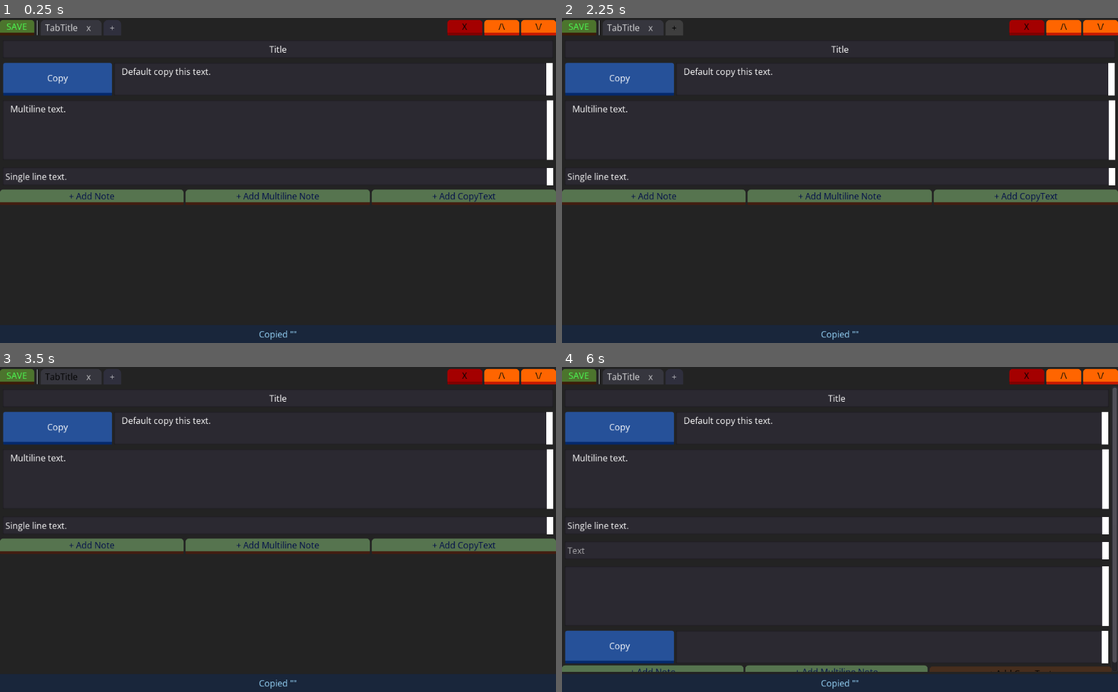
Above: before the commit, frames 1-4 (two rows, left to right).
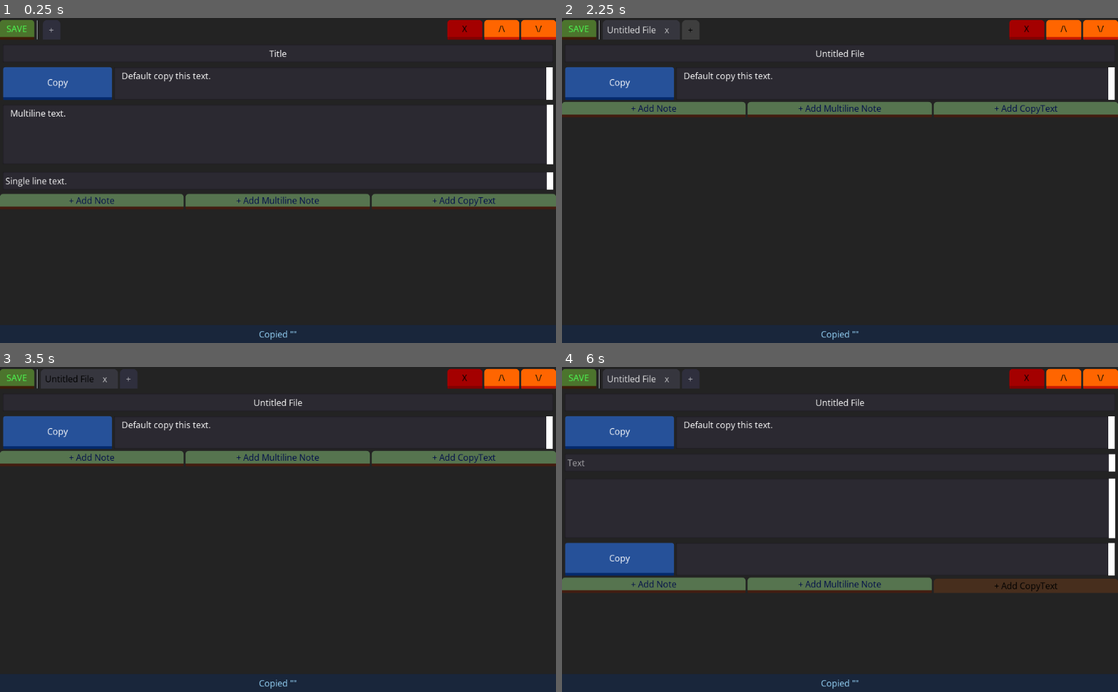
Above: after the commit, the same moments.

Repository: QueenChristina/fast-copy
Game: Godot game, scene res://main.tscn
Same seed, same stepped clock (60 frames per second), same inputs: the game is played once before the commit and once after it.
Inputs (mouse positions are in pixels of both pictures, inside the frame that each line leads up to):
- Up to frame 1 (0.25 s): no input
- Up to frame 2 (2.25 s): click "SAVE" at 0.5 s; click (623, 27) at 1.25 s, where only the run before the commit has a clickable "TabTitle"; click "+" at 2 s
- Up to frame 3 (3.5 s): click (66, 380) at 2.75 s, where only the run after the commit has a clickable "Untitled File"
- Up to frame 4 (6 s): click "x" at 3.5 s; click "+ Add Note" at 4.25 s; click "+ Add Multiline Note" at 5 s; click "+ Add CopyText" at 5.75 s

The runs differ from the first frame. In frame 1, 6.7% of the frame differs, in the area x 0-100%, y 0-59%; in frame 2, 12%; in frame 3, 12%; in frame 4, 15%, in the area x 0-100%, y 0-94%.
Error after the commit: Invalid set index '0' (on base: 'Array') with value of type 'Dictionary' (res://main.gd:35)

Commit message:
Add new files functionality with tabs

Diff:
--- a/main.gd
+++ b/main.gd
@@ -2,7 +2,19 @@
 
 const FILE_NAME = "user://fast-copy-data.json"
 onready var notes_container = $VBoxContainer/NotesContainer
-onready var title_line = $"VBoxContainer/NotesContainer/Notes/Title/LineEdit"
+onready var file_tabs_container = $"VBoxContainer/Menu/Tabs/ScrollContainer/HBoxContainer/FileTabsHBox"
+
+var files_data = []
+# The current selected file to display.
+var selected_file_index = 0
+var default_file_data = {
+	"notes": [{
+		"type": "CopyNote",
+		"text" : "Default copy this text.",
+		"font_color" : Color(1, 1, 1),
+	}],
+	"title" : "Untitled File"
+}
 
 func _ready():
 	load_data()
@@ -15,31 +27,35 @@
 		note.font_color = note.font_color.to_html()
 		serialized_notes.append(note)
 
-	var data = {
-		"title" : title_line.text,
+	var file_data = {
+		"title" : notes_container.title_line.text,
 		"notes": serialized_notes
 	}
 
+	files_data[selected_file_index] = file_data
+
 	var file = File.new()
 	file.open(FILE_NAME, File.WRITE)
-	file.store_string(to_json(data))
+	file.store_string(to_json(files_data))
 	file.close()
+
+	file_tabs_container.set_tab_title(files_data[selected_file_index].title, selected_file_index)
 
 func load_data():
 	var file = File.new()
 	if file.file_exists(FILE_NAME):
 		file.open(FILE_NAME, File.READ)
-		var data = parse_json(file.get_as_text())
+		files_data = parse_json(file.get_as_text())
+#		print(OS.get_data_dir())
 		file.close()
-		if typeof(data) == TYPE_DICTIONARY:
-			# Load into reality
-			title_line.text = data.title
-			var unserialized_notes = []
-			for note in data.notes:
-				note.font_color = Color(note.font_color)
-				unserialized_notes.append(note)
-			notes_container.data_notes = unserialized_notes
-			notes_container.load_data(unserialized_notes)
+		if typeof(files_data) == TYPE_DICTIONARY:
+			# Only one file (old format). Convert to new format
+			files_data = [files_data]
+		if typeof(files_data) == TYPE_ARRAY:
+			# Multiple files.
+			for file_index in range(files_data.size()):
+				file_tabs_container.add_tab(files_data[file_index].title, file_index)
+			load_file(files_data[selected_file_index])
 		else:
 			printerr("Corrupted data!")
 			notes_container.load_data(notes_container.data_notes)
@@ -47,6 +63,33 @@
 		printerr("No saved data!")
 		notes_container.load_data(notes_container.data_notes)
 
+func load_file(file_data):
+	notes_container.title_line.text = file_data.title
+	# clear old notes
+	notes_container.clear_notes()
+	# load notes
+	var unserialized_notes = []
+	for note in file_data.notes:
+		note.font_color = Color(note.font_color)
+		unserialized_notes.append(note)
+	notes_container.data_notes = unserialized_notes
+	notes_container.load_data(unserialized_notes)
 
 func _on_Save_pressed():
 	save()
+
+func _on_AddFileTab_pressed():
+	files_data.append(default_file_data)
+	var index = file_tabs_container.get_child_count()
+	file_tabs_container.add_tab(default_file_data.title, index)
+
+	selected_file_index = index
+	load_file(files_data[selected_file_index])
+
+# Switch to new tab's file
+func _on_FileTabsHBox_file_tab_pressed(index):
+	# Save old file settings.
+	save()
+	# Switch to new file.
+	selected_file_index = index
+	load_file(files_data[selected_file_index])
--- a/main.tscn
+++ b/main.tscn
@@ -1,39 +1,13 @@
-[gd_scene load_steps=22 format=2]
+[gd_scene load_steps=12 format=2]
 
 [ext_resource path="res://main.gd" type="Script" id=1]
 [ext_resource path="res://src/CopyToast.gd" type="Script" id=2]
 [ext_resource path="res://assets/theme.tres" type="Theme" id=3]
-[ext_resource path="res://src/NotesContainer.gd" type="Script" id=6]
+[ext_resource path="res://src/NotesContainer.tscn" type="PackedScene" id=4]
+[ext_resource path="res://src/FileTabsHBox.gd" type="Script" id=6]
 
 [sub_resource type="StyleBoxEmpty" id=2]
 content_margin_top = 4.0
-
-[sub_resource type="StyleBoxFlat" id=18]
-content_margin_left = 8.0
-content_margin_right = 8.0
-bg_color = Color( 0.215686, 0.215686, 0.247059, 1 )
-corner_radius_top_left = 8
-corner_radius_top_right = 8
-
-[sub_resource type="StyleBoxEmpty" id=4]
-
-[sub_resource type="StyleBoxEmpty" id=5]
-
-[sub_resource type="StyleBoxEmpty" id=6]
-
-[sub_resource type="StyleBoxEmpty" id=7]
-
-[sub_resource type="StyleBoxEmpty" id=8]
-
-[sub_resource type="StyleBoxEmpty" id=9]
-
-[sub_resource type="StyleBoxEmpty" id=10]
-
-[sub_resource type="StyleBoxEmpty" id=11]
-
-[sub_resource type="StyleBoxEmpty" id=12]
-
-[sub_resource type="StyleBoxEmpty" id=13]
 
 [sub_resource type="StyleBoxFlat" id=14]
 content_margin_left = 8.0
@@ -79,7 +53,7 @@
 
 [node name="Menu" type="PanelContainer" parent="VBoxContainer"]
 margin_right = 1024.0
-margin_bottom = 32.0
+margin_bottom = 40.0
 custom_styles/panel = SubResource( 2 )
 __meta__ = {
 "_edit_use_anchors_": false
@@ -88,7 +62,8 @@
 [node name="Tabs" type="HBoxContainer" parent="VBoxContainer/Menu"]
 margin_top = 4.0
 margin_right = 1024.0
-margin_bottom = 32.0
+margin_bottom = 40.0
+rect_min_size = Vector2( 0, 36 )
 __meta__ = {
 "_edit_use_anchors_": false
 }
@@ -96,7 +71,7 @@
 [node name="Save" type="Button" parent="VBoxContainer/Menu/Tabs"]
 self_modulate = Color( 0.301961, 1, 0.329412, 1 )
 margin_right = 63.0
-margin_bottom = 28.0
+margin_bottom = 36.0
 rect_min_size = Vector2( 63, 0 )
 hint_tooltip = "Save notes"
 custom_colors/font_color = Color( 1, 1, 1, 1 )
@@ -105,48 +80,29 @@
 [node name="VSeparator" type="VSeparator" parent="VBoxContainer/Menu/Tabs"]
 margin_left = 67.0
 margin_right = 71.0
-margin_bottom = 28.0
+margin_bottom = 36.0
 
-[node name="Tab" type="PanelContainer" parent="VBoxContainer/Menu/Tabs"]
+[node name="ScrollContainer" type="ScrollContainer" parent="VBoxContainer/Menu/Tabs"]
 margin_left = 75.0
-margin_right = 187.0
-margin_bottom = 28.0
-hint_tooltip = "IGNORE; didn't finish functionality"
-custom_styles/panel = SubResource( 18 )
+margin_right = 820.0
+margin_bottom = 36.0
+size_flags_horizontal = 3
+size_flags_vertical = 3
 
-[node name="HBox" type="HBoxContainer" parent="VBoxContainer/Menu/Tabs/Tab"]
-margin_left = 8.0
-margin_right = 104.0
-margin_bottom = 28.0
+[node name="HBoxContainer" type="HBoxContainer" parent="VBoxContainer/Menu/Tabs/ScrollContainer"]
+margin_right = 745.0
+margin_bottom = 36.0
+size_flags_horizontal = 3
+size_flags_vertical = 3
 
-[node name="Button" type="Button" parent="VBoxContainer/Menu/Tabs/Tab/HBox"]
-margin_right = 60.0
-margin_bottom = 28.0
-custom_colors/font_color = Color( 1, 1, 1, 0.866667 )
-custom_styles/hover = SubResource( 4 )
-custom_styles/pressed = SubResource( 5 )
-custom_styles/focus = SubResource( 6 )
-custom_styles/disabled = SubResource( 7 )
-custom_styles/normal = SubResource( 8 )
-text = "TabTitle"
+[node name="FileTabsHBox" type="HBoxContainer" parent="VBoxContainer/Menu/Tabs/ScrollContainer/HBoxContainer"]
+margin_bottom = 36.0
+script = ExtResource( 6 )
 
-[node name="TextureButton" type="Button" parent="VBoxContainer/Menu/Tabs/Tab/HBox"]
-margin_left = 64.0
-margin_right = 96.0
-margin_bottom = 28.0
-rect_min_size = Vector2( 32, 0 )
-custom_colors/font_color = Color( 1, 1, 1, 0.682353 )
-custom_styles/hover = SubResource( 9 )
-custom_styles/pressed = SubResource( 10 )
-custom_styles/focus = SubResource( 11 )
-custom_styles/disabled = SubResource( 12 )
-custom_styles/normal = SubResource( 13 )
-text = "x"
-
-[node name="AddTab" type="Button" parent="VBoxContainer/Menu/Tabs"]
-margin_left = 191.0
-margin_right = 223.0
-margin_bottom = 28.0
+[node name="AddFileTab" type="Button" parent="VBoxContainer/Menu/Tabs/ScrollContainer/HBoxContainer"]
+margin_left = 4.0
+margin_right = 36.0
+margin_bottom = 36.0
 rect_min_size = Vector2( 32, 0 )
 custom_colors/font_color = Color( 1, 1, 1, 0.592157 )
 custom_styles/hover = SubResource( 14 )
@@ -156,26 +112,17 @@
 custom_styles/normal = SubResource( 15 )
 text = "+"
 
-[node name="Container" type="Container" parent="VBoxContainer/Menu/Tabs"]
-margin_left = 227.0
-margin_right = 820.0
-margin_bottom = 28.0
-size_flags_horizontal = 3
-__meta__ = {
-"_edit_use_anchors_": false
-}
-
 [node name="Settings" type="HBoxContainer" parent="VBoxContainer/Menu/Tabs"]
 margin_left = 824.0
 margin_right = 1024.0
-margin_bottom = 28.0
+margin_bottom = 36.0
 rect_min_size = Vector2( 200, 0 )
 alignment = 2
 
 [node name="DeleteNote" type="Button" parent="VBoxContainer/Menu/Tabs/Settings"]
 self_modulate = Color( 0.647059, 0, 0, 1 )
 margin_right = 64.0
-margin_bottom = 28.0
+margin_bottom = 36.0
 hint_tooltip = "Delete selected note"
 size_flags_horizontal = 3
 text = "X"
@@ -187,7 +134,7 @@
 self_modulate = Color( 1, 0.866667, 0, 1 )
 margin_left = 68.0
 margin_right = 132.0
-margin_bottom = 28.0
+margin_bottom = 36.0
 hint_tooltip = "Move note up"
 size_flags_horizontal = 3
 text = "/\\"
@@ -196,7 +143,7 @@
 self_modulate = Color( 1, 0.866667, 0, 1 )
 margin_left = 136.0
 margin_right = 200.0
-margin_bottom = 28.0
+margin_bottom = 36.0
 hint_tooltip = "Move note down"
 size_flags_horizontal = 3
 text = "\\/"
@@ -204,76 +151,8 @@
 "_edit_use_anchors_": false
 }
 
-[node name="NotesContainer" type="ScrollContainer" parent="VBoxContainer"]
-margin_top = 36.0
-margin_right = 1024.0
-margin_bottom = 563.0
-size_flags_horizontal = 3
-size_flags_vertical = 3
-script = ExtResource( 6 )
-__meta__ = {
-"_edit_use_anchors_": false
-}
-
-[node name="Notes" type="VBoxContainer" parent="VBoxContainer/NotesContainer"]
-margin_right = 1024.0
-margin_bottom = 527.0
-size_flags_horizontal = 3
-size_flags_vertical = 3
-__meta__ = {
-"_edit_use_anchors_": false
-}
-
-[node name="Title" type="MarginContainer" parent="VBoxContainer/NotesContainer/Notes"]
-margin_right = 1024.0
-margin_bottom = 43.0
-custom_constants/margin_right = 5
-custom_constants/margin_top = 5
-custom_constants/margin_left = 5
-custom_constants/margin_bottom = 5
-__meta__ = {
-"_edit_use_anchors_": false
-}
-
-[node name="LineEdit" type="LineEdit" parent="VBoxContainer/NotesContainer/Notes/Title"]
-margin_left = 5.0
-margin_top = 5.0
-margin_right = 1019.0
-margin_bottom = 38.0
-text = "Title"
-align = 1
-
-[node name="Add" type="VBoxContainer" parent="VBoxContainer/NotesContainer/Notes"]
-margin_top = 47.0
-margin_right = 1024.0
-margin_bottom = 75.0
-
-[node name="HBoxContainer" type="HBoxContainer" parent="VBoxContainer/NotesContainer/Notes/Add"]
-margin_right = 1024.0
-margin_bottom = 28.0
-
-[node name="AddNote" type="Button" parent="VBoxContainer/NotesContainer/Notes/Add/HBoxContainer"]
-self_modulate = Color( 0.341176, 1, 0.572549, 1 )
-margin_right = 338.0
-margin_bottom = 28.0
-size_flags_horizontal = 3
-text = "+ Add Note"
-
-[node name="AddMultiNote" type="Button" parent="VBoxContainer/NotesContainer/Notes/Add/HBoxContainer"]
-self_modulate = Color( 0.341176, 1, 0.572549, 1 )
-margin_left = 342.0
-margin_right = 681.0
-margin_bottom = 28.0
-size_flags_horizontal = 3
-text = "+ Add Multiline Note"
-
-[node name="AddCopyText" type="Button" parent="VBoxContainer/NotesContainer/Notes/Add/HBoxContainer"]
-self_modulate = Color( 0.341176, 1, 0.572549, 1 )
-margin_left = 685.0
-margin_right = 1024.0
-margin_bottom = 28.0
-size_flags_horizontal = 3
-text = "+ Add CopyText"
+[node name="NotesContainer" parent="VBoxContainer" instance=ExtResource( 4 )]
+margin_top = 44.0
 
 [node name="CopyToast" type="PanelContainer" parent="VBoxContainer"]
 margin_top = 567.0
@@ -307,9 +186,5 @@
 script = ExtResource( 2 )
 
 [connection signal="pressed" from="VBoxContainer/Menu/Tabs/Save" to="." method="_on_Save_pressed"]
-[connection signal="pressed" from="VBoxContainer/Menu/Tabs/Settings/DeleteNote" to="VBoxContainer/NotesContainer" method="_on_DeleteNote_pressed"]
-[connection signal="pressed" from="VBoxContainer/Menu/Tabs/Settings/ShiftUp" to="VBoxContainer/NotesContainer" method="_on_ShiftUp_pressed"]
-[connection signal="pressed" from="VBoxContainer/Menu/Tabs/Settings/ShiftDown" to="VBoxContainer/NotesContainer" method="_on_ShiftDown_pressed"]
-[connection signal="pressed" from="VBoxContainer/NotesContainer/Notes/Add/HBoxContainer/AddNote" to="VBoxContainer/NotesContainer" method="_on_AddNote_pressed"]
-[connection signal="pressed" from="VBoxContainer/NotesContainer/Notes/Add/HBoxContainer/AddMultiNote" to="VBoxContainer/NotesContainer" method="_on_AddMultiNote_pressed"]
-[connection signal="pressed" from="VBoxContainer/NotesContainer/Notes/Add/HBoxContainer/AddCopyText" to="VBoxContainer/NotesContainer" method="_on_AddCopyText_pressed"]
+[connection signal="file_tab_pressed" from="VBoxContainer/Menu/Tabs/ScrollContainer/HBoxContainer/FileTabsHBox" to="." method="_on_FileTabsHBox_file_tab_pressed"]
+[connection signal="pressed" from="VBoxContainer/Menu/Tabs/ScrollContainer/HBoxContainer/AddFileTab" to="." method="_on_AddFileTab_pressed"]
--- /dev/null
+++ b/src/FileTab.gd
@@ -0,0 +1,25 @@
+extends PanelContainer
+
+signal TabButtonPressed
+signal CloseTabButtonPressed
+var title = "Untitled File" setget set_title
+onready var tab_button = $"HBox/TabButton"
+
+# Called when the node enters the scene tree for the first time.
+func _ready():
+	pass # Replace with function body.
+
+
+# Called every frame. 'delta' is the elapsed time since the previous frame.
+#func _process(delta):
+#	pass
+
+
+func _on_CloseButton_pressed():
+	emit_signal("CloseTabButtonPressed")
+
+func _on_TabButton_pressed():
+	emit_signal("TabButtonPressed")
+
+func set_title(title):
+	tab_button.text = title
--- /dev/null
+++ b/src/FileTab.tscn
@@ -0,0 +1,73 @@
+[gd_scene load_steps=13 format=2]
+
+[ext_resource path="res://src/FileTab.gd" type="Script" id=1]
+
+[sub_resource type="StyleBoxFlat" id=18]
+content_margin_left = 8.0
+content_margin_right = 8.0
+bg_color = Color( 0.215686, 0.215686, 0.247059, 1 )
+corner_radius_top_left = 8
+corner_radius_top_right = 8
+
+[sub_resource type="StyleBoxEmpty" id=4]
+
+[sub_resource type="StyleBoxEmpty" id=5]
+
+[sub_resource type="StyleBoxEmpty" id=6]
+
+[sub_resource type="StyleBoxEmpty" id=7]
+
+[sub_resource type="StyleBoxEmpty" id=8]
+
+[sub_resource type="StyleBoxEmpty" id=9]
+
+[sub_resource type="StyleBoxEmpty" id=10]
+
+[sub_resource type="StyleBoxEmpty" id=11]
+
+[sub_resource type="StyleBoxEmpty" id=12]
+
+[sub_resource type="StyleBoxEmpty" id=13]
+
+[node name="FileTab" type="PanelContainer"]
+margin_right = 112.0
+margin_bottom = 28.0
+hint_tooltip = "IGNORE; didn't finish functionality"
+custom_styles/panel = SubResource( 18 )
+script = ExtResource( 1 )
+__meta__ = {
+"_edit_use_anchors_": false
+}
+
+[node name="HBox" type="HBoxContainer" parent="."]
+margin_left = 8.0
+margin_right = 104.0
+margin_bottom = 28.0
+
+[node name="TabButton" type="Button" parent="HBox"]
+margin_right = 50.0
+margin_bottom = 28.0
+rect_min_size = Vector2( 50, 0 )
+custom_colors/font_color = Color( 1, 1, 1, 0.866667 )
+custom_styles/hover = SubResource( 4 )
+custom_styles/pressed = SubResource( 5 )
+custom_styles/focus = SubResource( 6 )
+custom_styles/disabled = SubResource( 7 )
+custom_styles/normal = SubResource( 8 )
+text = "TabTitle"
+
+[node name="CloseButton" type="Button" parent="HBox"]
+margin_left = 54.0
+margin_right = 86.0
+margin_bottom = 28.0
+rect_min_size = Vector2( 32, 0 )
+custom_colors/font_color = Color( 1, 1, 1, 0.682353 )
+custom_styles/hover = SubResource( 9 )
+custom_styles/pressed = SubResource( 10 )
+custom_styles/focus = SubResource( 11 )
+custom_styles/disabled = SubResource( 12 )
+custom_styles/normal = SubResource( 13 )
+text = "x"
+
+[connection signal="pressed" from="HBox/TabButton" to="." method="_on_TabButton_pressed"]
+[connection signal="pressed" from="HBox/CloseButton" to="." method="_on_CloseButton_pressed"]
--- /dev/null
+++ b/src/FileTabsHBox.gd
@@ -0,0 +1,26 @@
+extends HBoxContainer
+
+signal file_tab_pressed(index)
+onready var file_tab = preload("res://src/FileTab.tscn")
+
+# Called when the node enters the scene tree for the first time.
+func _ready():
+	pass # Replace with function body.
+
+
+func load_file_tabs(titles):
+	for index in range(titles.size()):
+		var title = titles[index]
+		add_tab(title, index)
+
+func add_tab(title, index):
+	var new_file_tab = file_tab.instance()
+	new_file_tab.connect("TabButtonPressed", self, "on_file_tab_button_pressed", [index])
+	add_child(new_file_tab)
+	new_file_tab.title = title
+
+func set_tab_title(title, index):
+	self.get_child(index).title = title
+
+func on_file_tab_button_pressed(index):
+	emit_signal("file_tab_pressed", index)
--- a/src/NotesContainer.gd
+++ b/src/NotesContainer.gd
@@ -23,14 +23,26 @@
 onready var multinote = preload("res://src/MultiNote.tscn")
 onready var copytext = preload("res://src/CopyText.tscn")
 onready var linenote = preload("res://src/Note.tscn")
+onready var title_line = $"Notes/Title/LineEdit"
 var curr_selected_note
 
 # Called when the node enters the scene tree for the first time.
 func _ready():
 	pass
 
+func clear_notes():
+	data_notes = []
+	var num_notes = notes_vbox.get_child_count() - 2
+	if num_notes > 0:
+		for child_index in range(notes_vbox.get_child_count() - 2, 0, -1):
+			# Excluding Add Hbox and Title
+			var note_child = notes_vbox.get_children()[child_index]
+			notes_vbox.remove_child(note_child)
+			note_child.queue_free()
+			curr_selected_note = null
+
 # Notes given as dictionary
-func load_data(notes):
+func load_data(notes, title = ""):
 	for note in notes:
 		if note.type == "CopyNote":
 			add_note_child(copytext, false, note.text, note.font_color)
--- /dev/null
+++ b/src/NotesContainer.tscn
@@ -0,0 +1,78 @@
+[gd_scene load_steps=2 format=2]
+
+[ext_resource path="res://src/NotesContainer.gd" type="Script" id=1]
+
+[node name="NotesContainer" type="ScrollContainer"]
+margin_top = 36.0
+margin_right = 1024.0
+margin_bottom = 563.0
+size_flags_horizontal = 3
+size_flags_vertical = 3
+script = ExtResource( 1 )
+__meta__ = {
+"_edit_use_anchors_": false
+}
+
+[node name="Notes" type="VBoxContainer" parent="."]
+margin_right = 1024.0
+margin_bottom = 527.0
+size_flags_horizontal = 3
+size_flags_vertical = 3
+__meta__ = {
+"_edit_use_anchors_": false
+}
+
+[node name="Title" type="MarginContainer" parent="Notes"]
+margin_right = 1024.0
+margin_bottom = 34.0
+custom_constants/margin_right = 5
+custom_constants/margin_top = 5
+custom_constants/margin_left = 5
+custom_constants/margin_bottom = 5
+__meta__ = {
+"_edit_use_anchors_": false
+}
+
+[node name="LineEdit" type="LineEdit" parent="Notes/Title"]
+margin_left = 5.0
+margin_top = 5.0
+margin_right = 1019.0
+margin_bottom = 29.0
+text = "Title"
+align = 1
+
+[node name="Add" type="VBoxContainer" parent="Notes"]
+margin_top = 38.0
+margin_right = 1024.0
+margin_bottom = 58.0
+
+[node name="HBoxContainer" type="HBoxContainer" parent="Notes/Add"]
+margin_right = 1024.0
+margin_bottom = 20.0
+
+[node name="AddNote" type="Button" parent="Notes/Add/HBoxContainer"]
+self_modulate = Color( 0.341176, 1, 0.572549, 1 )
+margin_right = 338.0
+margin_bottom = 20.0
+size_flags_horizontal = 3
+text = "+ Add Note"
+
+[node name="AddMultiNote" type="Button" parent="Notes/Add/HBoxContainer"]
+self_modulate = Color( 0.341176, 1, 0.572549, 1 )
+margin_left = 342.0
+margin_right = 681.0
+margin_bottom = 20.0
+size_flags_horizontal = 3
+text = "+ Add Multiline Note"
+
+[node name="AddCopyText" type="Button" parent="Notes/Add/HBoxContainer"]
+self_modulate = Color( 0.341176, 1, 0.572549, 1 )
+margin_left = 685.0
+margin_right = 1024.0
+margin_bottom = 20.0
+size_flags_horizontal = 3
+text = "+ Add CopyText"
+
+[connection signal="pressed" from="Notes/Add/HBoxContainer/AddNote" to="." method="_on_AddNote_pressed"]
+[connection signal="pressed" from="Notes/Add/HBoxContainer/AddMultiNote" to="." method="_on_AddMultiNote_pressed"]
+[connection signal="pressed" from="Notes/Add/HBoxContainer/AddCopyText" to="." method="_on_AddCopyText_pressed"]
